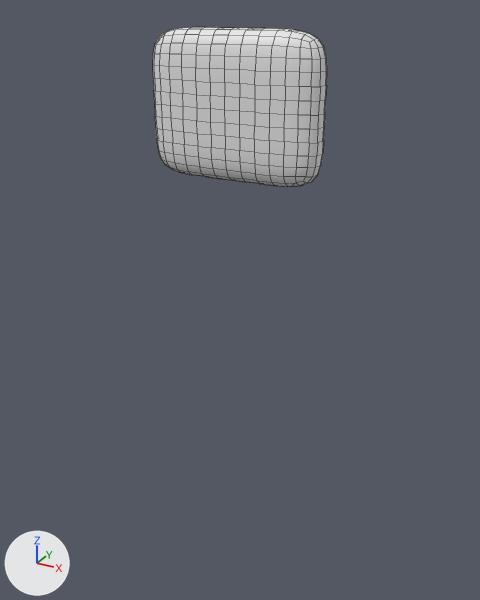
A saved change to the FBX model ProjectVSN/Assets/Models/buttMedia.fbx.
Camera for both pictures: a camera (50 mm lens) standing at (1.5, -2.69, 0.41) and looking at (-0.02, 0.08, -0.98). The lights are fixed; the arrows at lower left show +X, +Y and +Z. Mesh edges are drawn as thin lines. Where no turn or scale is listed for an object, it has been applied to the vertices.

In view in the first picture: 'butt'.
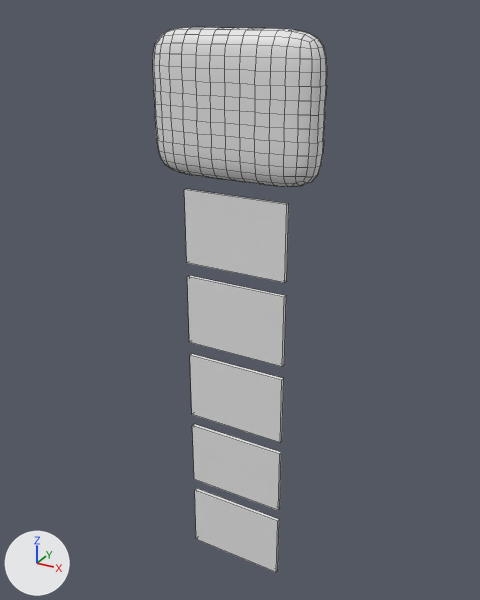
Location of each change, (x1, y1, x2, y2) in pixels of the pictures (480 x 600 px):
'media.001', added
    after: (184, 189, 289, 283)
'media.002', added
    after: (187, 275, 286, 366)
'media.003', added
    after: (190, 354, 284, 442)
'media.004', added
    after: (192, 424, 281, 510)
'media.005', added
    after: (195, 488, 279, 572)

Edits to the bpy script that builds the scene:
```text
Add me_cube_001:
    me_cube_001.from_pydata(...)  # a box spanning x -0.277..0.277, y -0.011..0.011, z -0.19..0.19
Add ob_media_001:
    ob_media_001 = bpy.data.objects.new('media.001', me_cube_001)
    ob_media_001.location = (0.0, -0.009, -0.596)
Add ob_media_004:
    ob_media_004 = bpy.data.objects.new('media.004', me_cube_001.copy())
    ob_media_004.location = (0.0, -0.009, -1.967)
Add ob_media_005:
    ob_media_005 = bpy.data.objects.new('media.005', me_cube_001.copy())
    ob_media_005.location = (0.0, -0.009, -2.427)
Add ob_media_002:
    ob_media_002 = bpy.data.objects.new('media.002', me_cube_001.copy())
    ob_media_002.location = (0.0, -0.009, -1.052)
Add ob_media_003:
    ob_media_003 = bpy.data.objects.new('media.003', me_cube_001.copy())
    ob_media_003.location = (0.0, -0.009, -1.512)
```
